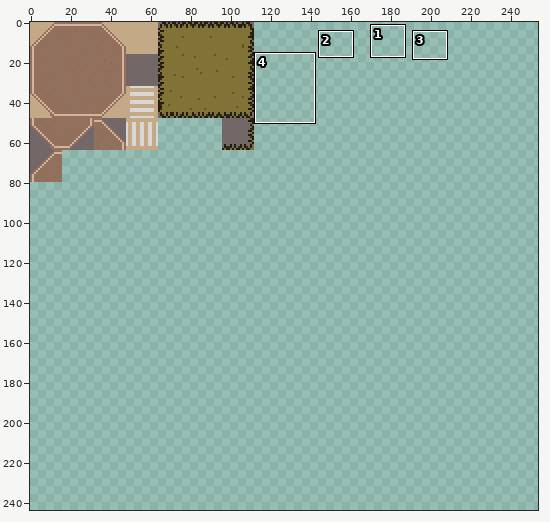
Two states of a sprite sheet, assets/spritesheet.png. The first picture is a wide view before the edit; the outline marks the close-up.
Close-up. Before the edit:
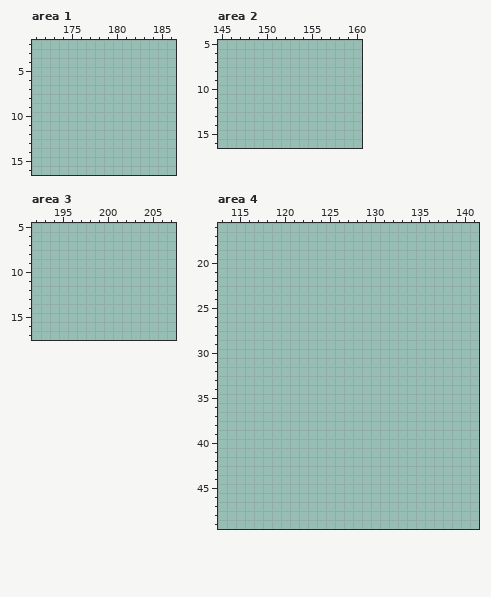
The file is 256x256 pixels. Colours within 5 levels of each other are drawn and written as one. Shown: area 1: x 171..186, y 2..16; area 2: x 145..160, y 5..16; area 3: x 192..207, y 5..17; area 4: x 113..141, y 16..49. The wide view leaves out empty margins. The commit also changed other parts of the picture, which this record leaves out.
New version:
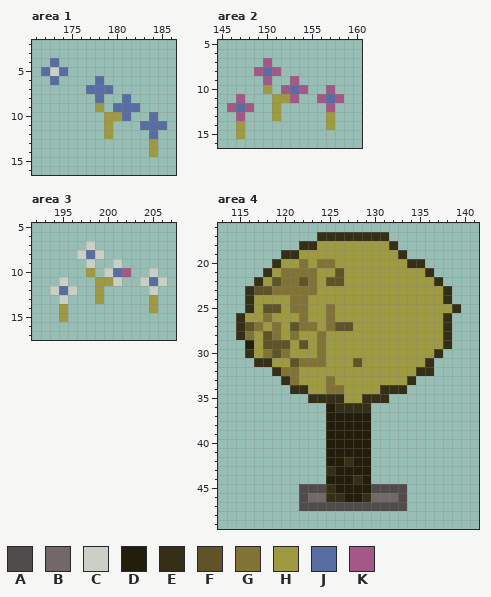
Palette (. is transparent): A #514c4c  B #736767  C #cad0c5  D #231e0b  E #362f18  F #5e5427  G #817336  H #9e9a41  J #586ea3  K #a35887
Change:
Changed rows in their new state; - is an unchanged pixel.
Area 1:
first column x 172:
 4 -J------------
 5 JCJ-----------
 6 -J----J-------
 7 -----JJJ------
 8 ------J--J----
 9 ------H-JJJ---
10 -------HHJ--J-
11 -------H---JJJ
12 -------H----J-
13 ------------H-
14 ------------H-
Area 2:
first column x 146:
 7 ----K--------
 8 ---KJK-------
 9 ----K--K-----
10 ----H-KJK--K-
11 -K---HHK--KJK
12 KJK--H-----K-
13 -K---H-----H-
14 -H---------H-
15 -H-----------
Area 3:
first column x 194:
 7 ----C--------
 8 ---CJC-------
 9 ----C--C-----
10 ----H-CJK--C-
11 -C---HHC--CJC
12 CJC--H-----C-
13 -C---H-----H-
14 -H---------H-
15 -H-----------
Area 4:
first column x 115:
17 ---------EEEEEEEE--------
18 -------EEHHHHHHHHE-------
19 -----EEHHHHHHHHHHHE------
20 ----EHHGHGGHHHHHHHHEE----
21 ---EHGGGGHHFHHHHHHHHHE---
22 --EHFGGFGHFFHHHHHHHHHHE--
23 -EFFGGGGGHHHHHHHHHHHHHHE-
24 -EHHHHGGHHHHHHHHHHHHHHHE-
25 -EHFFHGGHHGHHHHHHHHHHHHHE
26 EHHGHHHGHHGHHHHHHHHHHHHE-
27 EFGHGHFGGHGFFHHHHHHHHHHE-
28 EGHFGHGHHGHHHHHHHHHHHHHE-
29 -DHFFFHFHGHHHHHHHHHHHHHE-
30 -EHGFGHHHGHHHHHHHHHHHHE--
31 --EEHHFGGGHHHFHHHHHHHE---
32 ----EGGHHHHHHHHHHHHHEE---
33 -----EGHHHGHHHHHHHHE-----
34 ------EEHHGGHHHHEEE------
35 --------EEEEHHEEE--------
36 ----------DEEEE----------
37 ----------DDDDD----------
38 ----------DDDDD----------
39 ----------DDDDD----------
40 ----------DDDDD----------
41 ----------DDDDD----------
42 ----------DDEDD----------
43 ----------EDDDD----------
44 ----------DDDED----------
45 -------AAAEDDDDAAAA------
46 -------ABBEEDDEBBBA------
47 -------AAAAAAAAAAAA------
Where, in picture pixels (left, top, right, bottom), the same in both close-ups:
added: (41, 58, 167, 157)
added: (227, 58, 344, 139)
added: (50, 241, 167, 322)
added: (236, 232, 461, 511)
